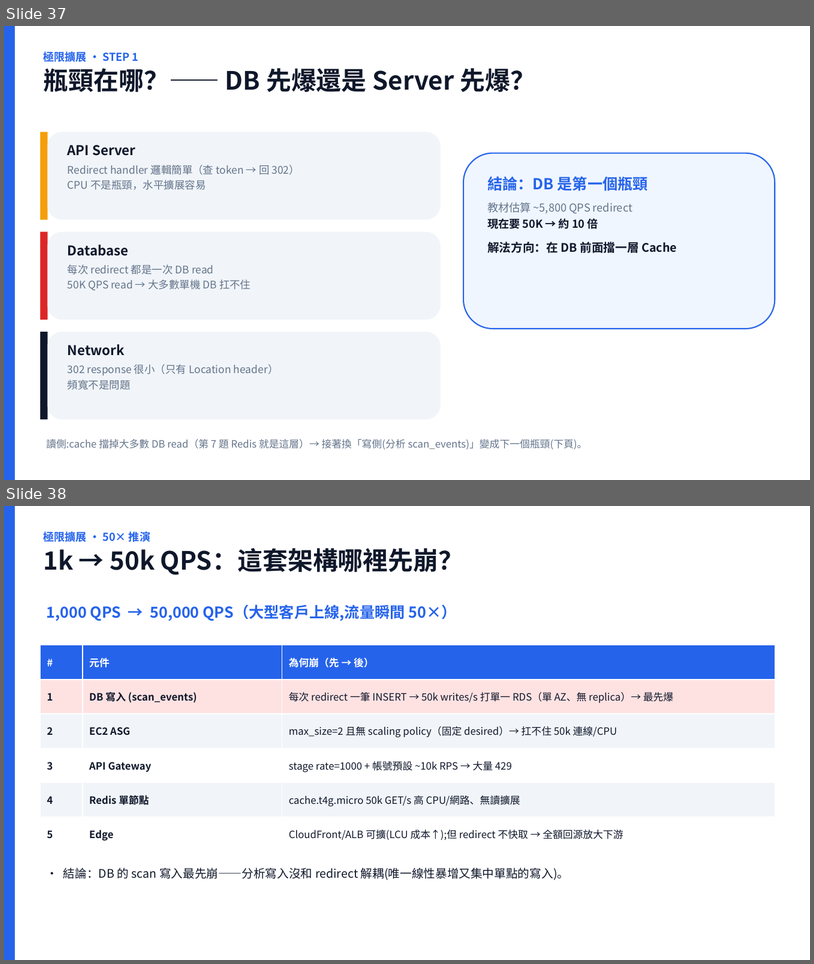
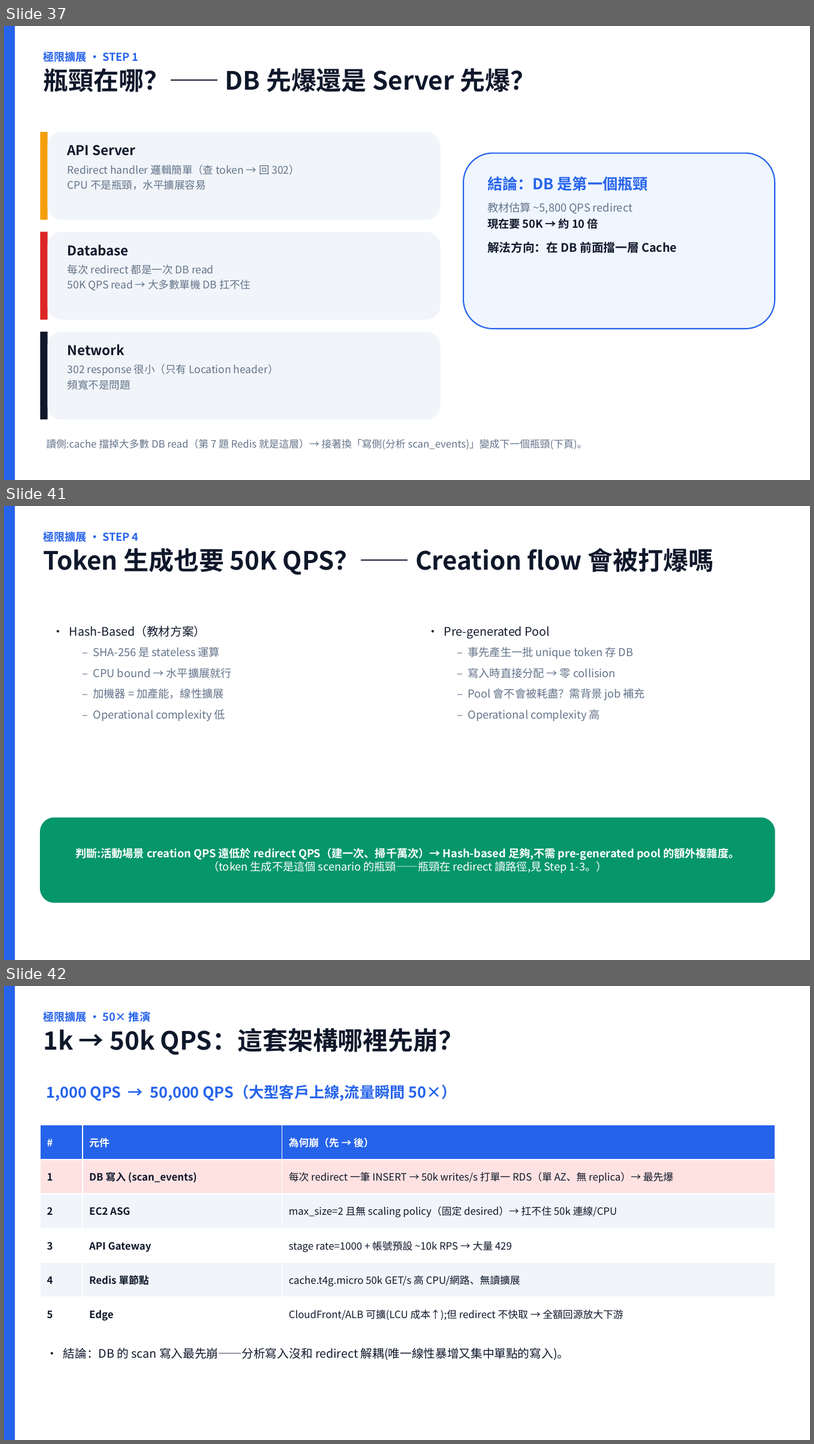
Before and after one commit to scolley31/system-design-demo, a slide deck: QR Code Generator/QR_Code_Generator.pptx. Shown one above the other, each under a label of ours: slides 37 and 38 before the commit, slides 37, 41 and 42 after it; the slides between them are not shown. The pictures are 814x964 and 814x1444 pixels, drawn with LibreOffice and Linux fonts; fonts in the diff are those of the drawing. Boxes give left, top, right and bottom in pixels: in the first picture for what was removed or moved away, otherwise in the second. Text is boxed around its words. In the diff, an @@ line names an element or a change of style, - is before the commit and + after.

```diff
--- a/QR Code Generator/QR_Code_Generator.pptx
+++ b/QR Code Generator/QR_Code_Generator.pptx
@@ slide 41 added at (x1=4, y1=506, x2=810, y2=960), background #FFFFFF @@
@@ rectangle added at (x1=4, y1=506, x2=15, y2=960), fill #2563EB @@
@@ text added at (x1=43, y1=529, x2=714, y2=575), 30 pt, text #0F172A, bold @@
+極限擴展 · STEP 4
+Token 生成也要 50K QPS？—— Creation flow 會被打爆嗎
@@ text added at (x1=69, y1=625, x2=232, y2=721), 13 pt, text #64748B @@
+• Hash-Based（教材方案）
+  – SHA-256 是 stateless 運算
+  – CPU bound → 水平擴展就行
+  – 加機器 = 加產能，線性擴展
+  – Operational complexity 低
@@ text added at (x1=444, y1=626, x2=645, y2=721), 13 pt, text #64748B @@
+• Pre-generated Pool
+  – 事先產生一批 unique token 存 DB
+  – 寫入時直接分配 → 零 collision
+  – Pool 會不會被耗盡？需背景 job 補充
+  – Operational complexity 高
@@ rounded rectangle added at (x1=40, y1=817, x2=776, y2=902), fill #059669, outline #059669 0.75 pt, 13 pt, text #FFFFFF, bold @@
+判斷:活動場景 creation QPS 遠低於 redirect QPS（建一次、掃千萬次）→ Hash-based 足夠,不需 pre-generated pool 的額外複雜度。
+（token 生成不是這個 scenario 的瓶頸——瓶頸在 redirect 讀路徑,見 Step 1-3。）
@@ what was slide 38 is now slide 42 @@
```
Also in this commit, not shown: 9 other slides added, 2 other files.
